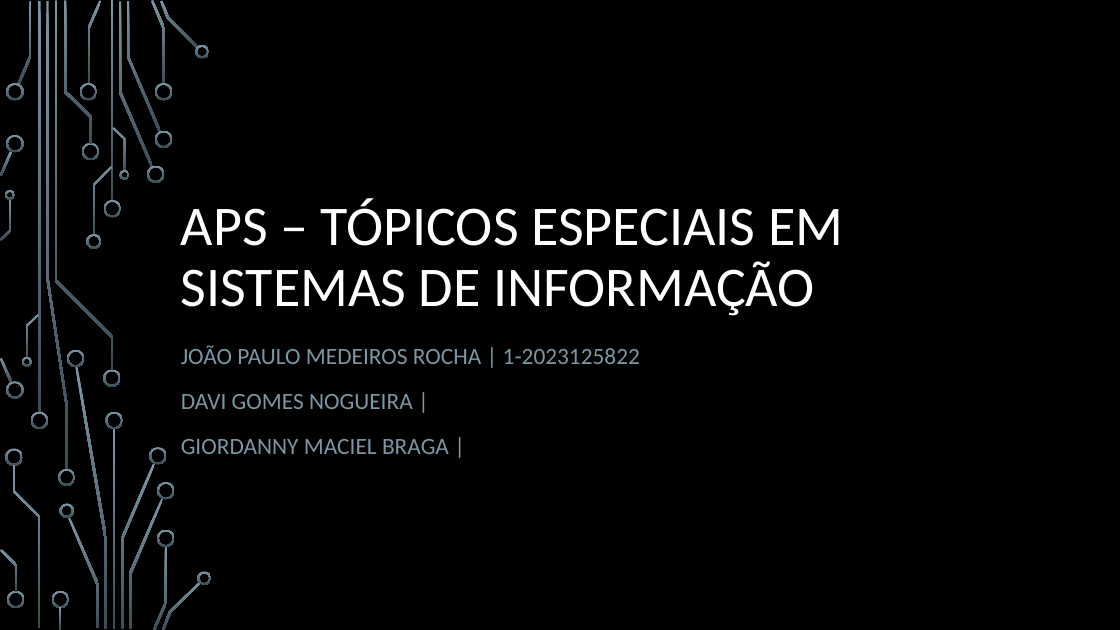
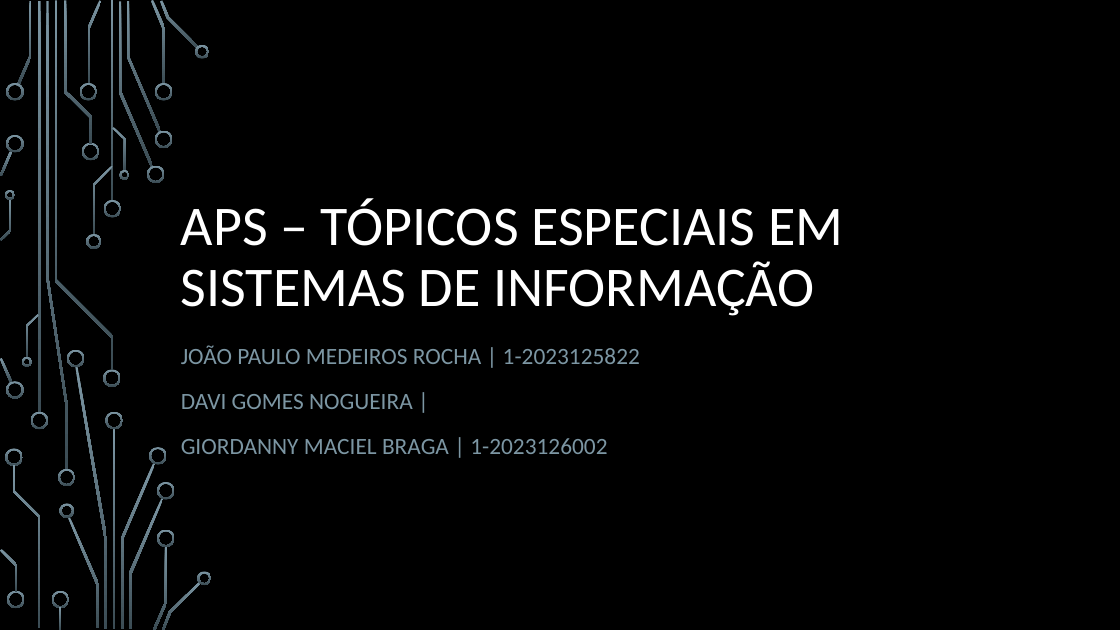
Before and after one commit to rochajpp/APS_Algoritmo_Lista, a slide deck: slide 1 of APS-Topicos_Especiais_em_Sistemas_de_Informacao.pptx. Drawn at 1120x630 pixels with LibreOffice and Linux fonts; fonts in the diff are those of the drawing; background and template pictures are left out. Boxes give left, top, right and bottom in pixels: in the first picture for what was removed or moved away, otherwise in the second. Text is boxed around its words. In the diff, an @@ line names an element or a change of style, - is before the commit and + after.

Commit message:
Atualizando power point

```diff
--- a/APS-Topicos_Especiais_em_Sistemas_de_Informacao.pptx
+++ b/APS-Topicos_Especiais_em_Sistemas_de_Informacao.pptx
@@ subtitle at (181, 438, 607, 454): text changed @@
-GIORDANNY MACIEL BRAGA |
+GIORDANNY MACIEL BRAGA | 1-2023126002
```
